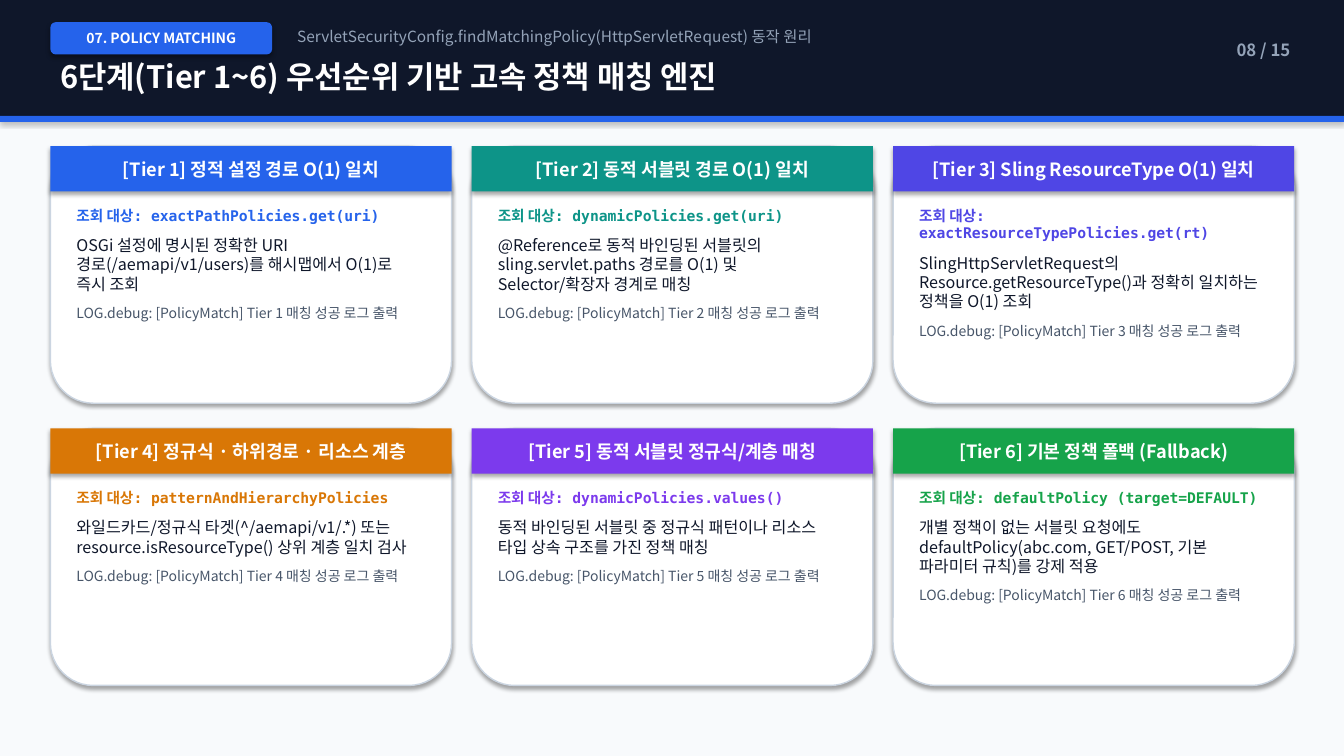
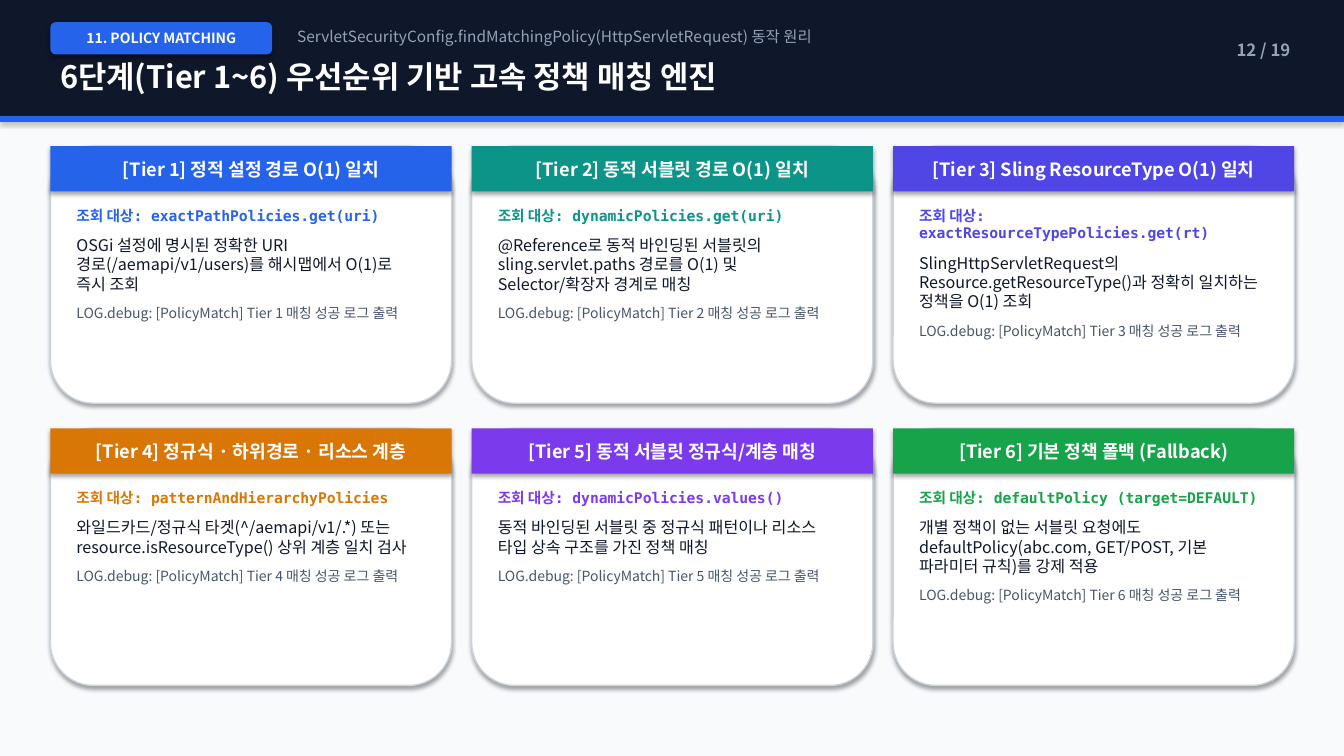
Before and after one commit to suafafa/security-simple, a slide deck: slide 12 of docs/AEM_Security_Simple_Architecture_Guide.pptx (slide 8 before the commit). Drawn at 1344x756 pixels with LibreOffice and Linux fonts; fonts in the diff are those of the drawing. Boxes give left, top, right and bottom in pixels: in the first picture for what was removed or moved away, otherwise in the second. Text is boxed around its words. In the diff, an @@ line names an element or a change of style, - is before the commit and + after.

```diff
--- a/docs/AEM_Security_Simple_Architecture_Guide.pptx
+++ b/docs/AEM_Security_Simple_Architecture_Guide.pptx
@@ text in rounded rectangle at [86,32,236,43]: text changed @@
-07. POLICY MATCHING
+11. POLICY MATCHING
@@ text at [1237,43,1291,56]: text changed @@
-08 / 15
+12 / 19
```
Also in this commit, not shown: 12 other slides changed, 5 slides added, 1 slide removed, 2 other files.
